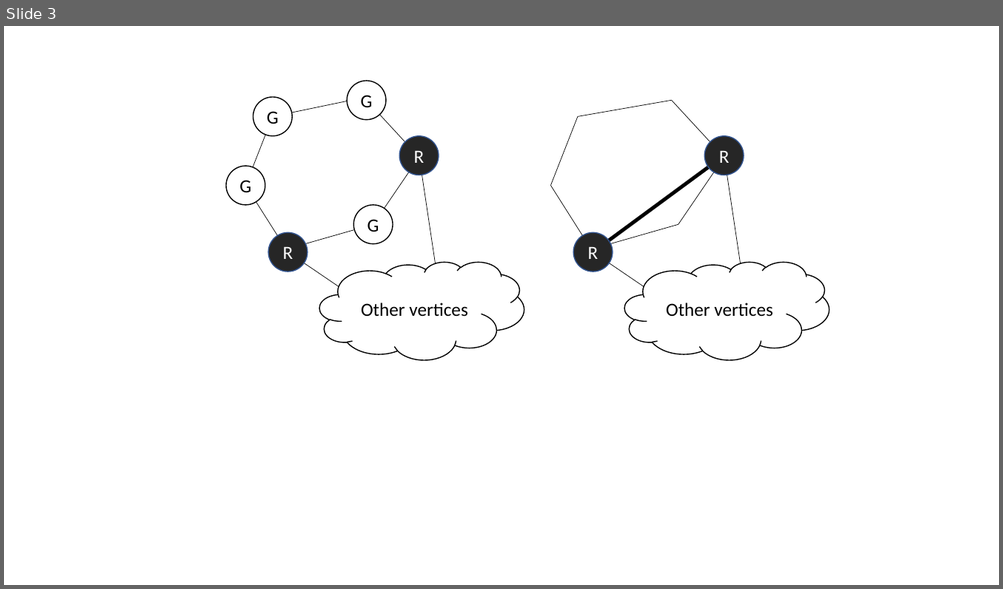
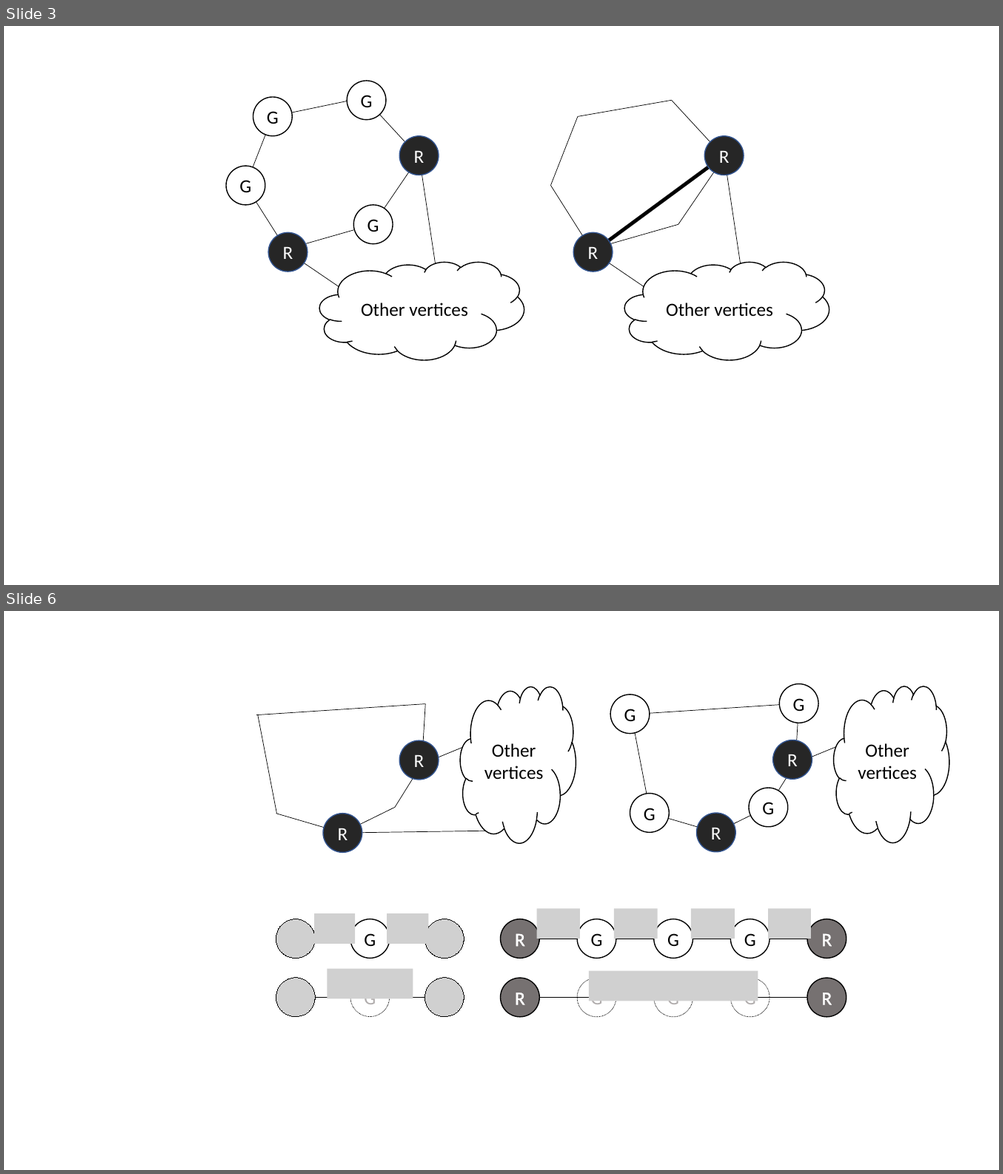
Before and after one commit to RuiHuangUO/Rui_Thesis, a slide deck: VRA.pptx. Shown one above the other, each under a label of ours: slide 3 before the commit, slides 3 and 6 after it; the slides between them are not shown. The pictures are 1003x589 and 1003x1174 pixels, drawn with LibreOffice and Linux fonts; fonts in the diff are those of the drawing; grey boxes stand for pictures. Boxes give left, top, right and bottom in pixels: in the first picture for what was removed or moved away, otherwise in the second. Text is boxed around its words. In the diff, an @@ line names an element or a change of style, - is before the commit and + after.

```diff
--- a/VRA.pptx
+++ b/VRA.pptx
@@ slide 6 added at (x1=4, y1=611, x2=999, y2=1170), background #FFFFFF @@
@@ cloud added at (x1=460, y1=686, x2=575, y2=843), fill #FFFFFF, outline #000000 1 pt, 18 pt, text #000000 @@
+Other vertices
@@ ellipse added at (x1=611, y1=695, x2=649, y2=733), fill #FFFFFF, outline #000000 1 pt, 18 pt, text #000000 @@
+G
@@ ellipse added at (x1=780, y1=684, x2=818, y2=723), fill #FFFFFF, outline #000000 1 pt, 18 pt, text #000000 @@
+G
@@ cloud added at (x1=834, y1=686, x2=949, y2=843), fill #FFFFFF, outline #000000 1 pt, 18 pt, text #000000 @@
+Other vertices
@@ line added from (256, 715) to (426, 704), #000000 0.5 pt @@
@@ line added from (277, 814) to (258, 715), #000000 0.5 pt @@
@@ line added from (426, 704) to (422, 764), #000000 0.5 pt @@
@@ line added from (630, 715) to (799, 703), #000000 0.5 pt @@
@@ line added from (650, 813) to (631, 714), #000000 0.5 pt @@
@@ line added from (799, 703) to (795, 764), #000000 0.5 pt @@
@@ ellipse added at (x1=399, y1=741, x2=438, y2=780), fill #262626, outline #325491 1 pt, 18 pt, text #FFFFFF @@
+R
@@ line added from (422, 764) to (506, 729), #000000 0.5 pt @@
@@ ellipse added at (x1=772, y1=740, x2=811, y2=779), fill #262626, outline #325491 1 pt, 18 pt, text #FFFFFF @@
+R
@@ line added from (795, 764) to (879, 729), #000000 0.5 pt @@
@@ line added from (422, 764) to (395, 807), #000000 0.5 pt @@
@@ line added from (795, 764) to (768, 807), #000000 0.5 pt @@
@@ ellipse added at (x1=748, y1=788, x2=788, y2=826), fill #FFFFFF, outline #000000 1 pt, 18 pt, text #000000 @@
+G
@@ line added from (395, 807) to (343, 833), #000000 0.5 pt @@
@@ ellipse added at (x1=630, y1=794, x2=669, y2=832), fill #FFFFFF, outline #000000 1 pt, 18 pt, text #000000 @@
+G
@@ line added from (768, 807) to (716, 832), #000000 0.5 pt @@
@@ line added from (276, 814) to (343, 833), #000000 0.5 pt @@
@@ ellipse added at (x1=324, y1=814, x2=362, y2=853), fill #262626, outline #325491 1 pt, 18 pt, text #FFFFFF @@
+R
@@ line added from (343, 833) to (492, 831), #000000 0.5 pt @@
@@ line added from (649, 813) to (716, 832), #000000 0.5 pt @@
@@ ellipse added at (x1=697, y1=813, x2=735, y2=852), fill #262626, outline #325491 1 pt, 18 pt, text #FFFFFF @@
+R
@@ group added at (x1=276, y1=908, x2=845, y2=1017): 12 ellipses, 12 pictures, 7 lines @@
+G
+G
+G
+G
+G
+G
+R
+G
+G
+R
+R
+R
```
Also in this commit, not shown: 3 other slides added, 1 other file.
